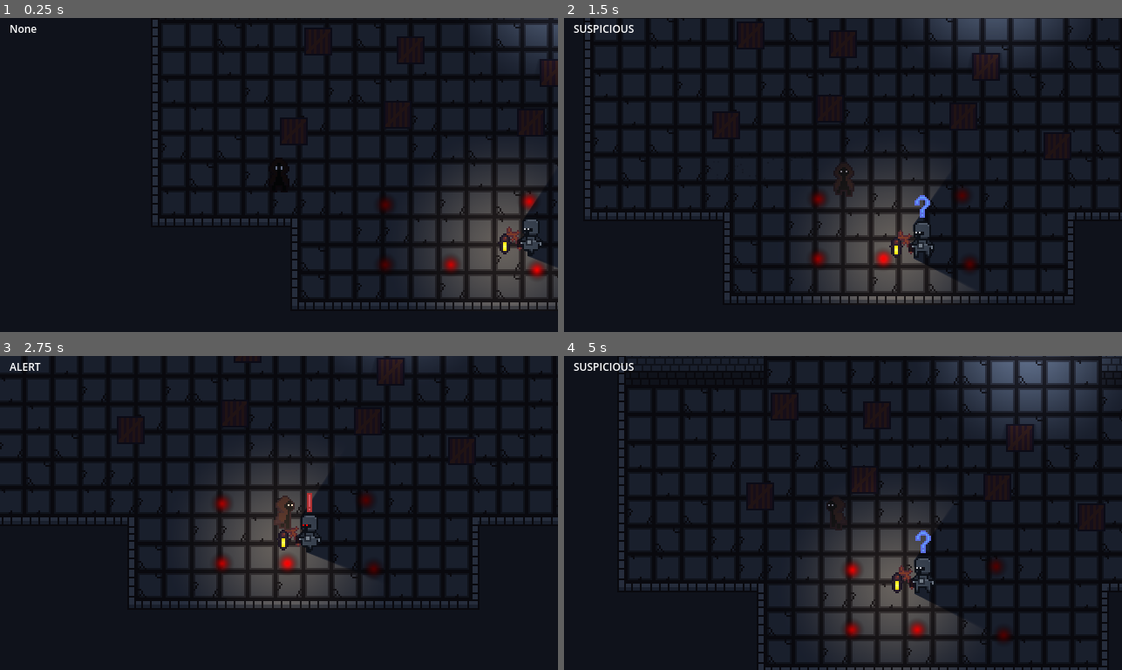
Above: before the commit, frames 1-4 (two rows, left to right).
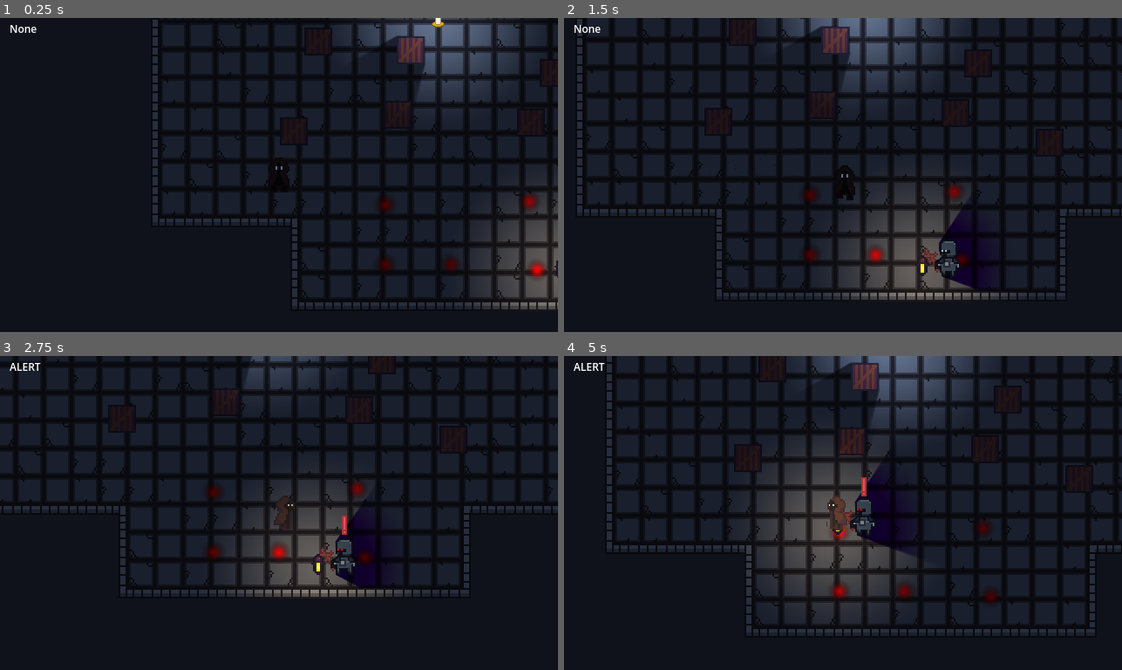
Above: after the commit, the same moments.

Repository: Pokehunter88/Snuffwick
Game: Godot game, scene res://Scenes/test_scene.tscn
The game is run twice, just before and just after one commit, with the same random seed, the same clock (stepped at 60 frames per second) and the same inputs.
Inputs:
- Up to frame 1 (0.25 s): no input
- Up to frame 2 (1.5 s): hold D (move_right) 0.53-1.28 s; tap Shift (dash) at 0.6 s; hold S (move_down) from 1.28 s (still down); tap E (interact) at 1.35 s
- Up to frame 3 (2.75 s): release S (move_down) at 2.03 s; hold D (move_right) from 2.03 s (still down); tap Shift (dash) at 2.1 s
- Up to frame 4 (5 s): release D (move_right) at 2.78 s; hold W (move_up) 2.78-3.53 s; tap E (interact) at 2.85, 4.35 s; hold A (move_left) from 3.53 s (still down); tap Shift (dash) at 3.6 s

The runs differ from the first frame. In frame 1, 8.2% of the frame differs, in the area x 64-100%, y 0-93%; in frame 2, 29%; in frame 3, 29%; in frame 4, 36%, in the area x 1-100%, y 0-100%.

Commit message:
gave guard special shadow

Diff:
--- a/Scenes/test_scene.tscn
+++ b/Scenes/test_scene.tscn
@@ -16,6 +16,17 @@
 [sub_resource type="OccluderPolygon2D" id="OccluderPolygon2D_rnaij"]
 polygon = PackedVector2Array(181, 246, 181, 198, 176, 192, 181, 198, 261, 198, 261, 42, 181, 42, 176, 48, 181, 42, 181, 10, -21, 10, -21, 42, -16, 48, -21, 42, -101, 42, -101, 198, -21, 198, -16, 192, -21, 198, -21, 246)
 
+[sub_resource type="OccluderPolygon2D" id="OccluderPolygon2D_bcvot"]
+polygon = PackedVector2Array(16, -16, 16, 16, -16, 16, -16, -16)
+
+[sub_resource type="RectangleShape2D" id="RectangleShape2D_bcvot"]
+size = Vector2(32, 32)
+
+[sub_resource type="Gradient" id="Gradient_s36qc"]
+
+[sub_resource type="GradientTexture2D" id="GradientTexture2D_bcvot"]
+gradient = SubResource("Gradient_s36qc")
+
 [node name="TestScene" type="Node2D" unique_id=1878217991]
 
 [node name="Command" parent="." unique_id=238683265 instance=ExtResource("1_s36qc")]
@@ -337,6 +348,7 @@
 
 [node name="TileMapLayer" type="TileMapLayer" parent="." unique_id=35983622]
 self_modulate = Color(0.6408, 0.6672, 0.72, 1)
+light_mask = 5
 scale = Vector2(2, 2)
 tile_map_data = PackedByteArray("AAD6/wgAAAAAAAUAAAD6/wkAAAABAAYAAAD6/woAAAAAAAUAAAD7/wgAAAAAAAYAAAD7/wkAAAAAAAUAAAD7/w …(4048 unchanged characters)…
 tile_set = ExtResource("6_wtsjf")
@@ -396,7 +408,7 @@
 position = Vector2(-163, 355)
 
 [node name="Candle" parent="." unique_id=1483222600 instance=ExtResource("7_wtsjf")]
-position = Vector2(269, 109)
+position = Vector2(128, 156)
 
 [node name="Guard Marker" parent="." unique_id=546642490 instance=ExtResource("8_h3xc6")]
 position = Vector2(67, 439)
@@ -414,5 +426,31 @@
 position = Vector2(241, 445)
 
 [node name="Guard" parent="." unique_id=1340063206 node_paths=PackedStringArray("markers") instance=ExtResource("8_rnaij")]
-position = Vector2(249, 404)
-markers = [NodePath("../Guard Marker"), NodePath("../Guard Marker5"), NodePath("../Guard Marker2"), NodePath("../Guard Marker3"), NodePath("../Guard Marker4")]
+position = Vector2(314, 431)
+markers = [NodePath("../Guard Marker4"), NodePath("../Guard Marker")]
+
+[node name="Box" type="Sprite2D" parent="." unique_id=1595285973]
+visible = false
+light_mask = 2
+position = Vector2(-247, 332)
+texture = ExtResource("3_nd71p")
+
+[node name="LightOccluder2D" type="LightOccluder2D" parent="Box" unique_id=414743158]
+show_behind_parent = true
+occluder = SubResource("OccluderPolygon2D_bcvot")
+occluder_light_mask = 2
+
+[node name="StaticBody2D" type="StaticBody2D" parent="Box" unique_id=1476180840]
+show_behind_parent = true
+
+[node name="CollisionShape2D" type="CollisionShape2D" parent="Box/StaticBody2D" unique_id=688237078]
+shape = SubResource("RectangleShape2D_bcvot")
+
+[node name="PointLight2D" type="PointLight2D" parent="." unique_id=1400114822]
+visible = false
+position = Vector2(-15, 326)
+range_item_cull_mask = 6
+shadow_enabled = true
+shadow_item_cull_mask = 6
+texture = SubResource("GradientTexture2D_bcvot")
+texture_scale = 4.38
--- a/scenes/box.tscn
+++ b/scenes/box.tscn
@@ -1,6 +1,8 @@
 [gd_scene format=3 uid="uid://c65cih18k7ukf"]
 
 [ext_resource type="Texture2D" uid="uid://d0348vvxsec4n" path="res://textures/box.png" id="1_3inec"]
+
+[sub_resource type="CanvasItemMaterial" id="CanvasItemMaterial_s36qc"]
 
 [sub_resource type="OccluderPolygon2D" id="OccluderPolygon2D_bcvot"]
 polygon = PackedVector2Array(16, -16, 16, 16, -16, 16, -16, -16)
@@ -10,12 +12,15 @@
 
 [node name="Box" type="Sprite2D" unique_id=2055934493]
 light_mask = 2
+material = SubResource("CanvasItemMaterial_s36qc")
 texture = ExtResource("1_3inec")
 
 [node name="LightOccluder2D" type="LightOccluder2D" parent="." unique_id=414743158]
+show_behind_parent = true
 occluder = SubResource("OccluderPolygon2D_bcvot")
 
 [node name="StaticBody2D" type="StaticBody2D" parent="." unique_id=1476180840]
+show_behind_parent = true
 
 [node name="CollisionShape2D" type="CollisionShape2D" parent="StaticBody2D" unique_id=688237078]
 shape = SubResource("RectangleShape2D_bcvot")
--- a/scenes/guard.tscn
+++ b/scenes/guard.tscn
@@ -402,6 +402,16 @@
 [sub_resource type="OccluderPolygon2D" id="OccluderPolygon2D_rnaij"]
 cull_mode = 1
 polygon = PackedVector2Array(-5, -11, 5, -11, 5, 11, -5, 11)
+
+[sub_resource type="Gradient" id="Gradient_h3xc6"]
+interpolation_mode = 2
+colors = PackedColorArray(1, 1, 1, 1, 0, 0, 0, 1)
+
+[sub_resource type="GradientTexture2D" id="GradientTexture2D_ywdc2"]
+gradient = SubResource("Gradient_h3xc6")
+fill = 1
+fill_from = Vector2(0.5, 0.5)
+fill_to = Vector2(0.8000001, 0.20000002)
 
 [sub_resource type="CanvasItemMaterial" id="CanvasItemMaterial_qs8vo"]
 light_mode = 1
@@ -467,7 +477,9 @@
 frame_progress = 0.75075006
 
 [node name="LightOccluder2D" type="LightOccluder2D" parent="GuardSprite" unique_id=186154809]
+show_behind_parent = true
 occluder = SubResource("OccluderPolygon2D_rnaij")
+occluder_light_mask = 2
 
 [node name="MainLight" parent="GuardSprite" unique_id=132259717 instance=ExtResource("4_gn8tx")]
 position = Vector2(7, 20)
@@ -476,6 +488,24 @@
 is_object = false
 can_disable = false
 
+[node name="PurpleLight" type="PointLight2D" parent="GuardSprite/MainLight" unique_id=1548750357]
+color = Color(0.10948039, 0.4252839, 0, 1)
+energy = 2.0
+blend_mode = 1
+range_item_cull_mask = 4
+texture = SubResource("GradientTexture2D_ywdc2")
+texture_scale = 4.0
+
+[node name="ShadowLight" type="PointLight2D" parent="GuardSprite/MainLight" unique_id=2135047354]
+color = Color(0.10948039, 0.4252839, 0, 1)
+energy = 2.0
+range_item_cull_mask = 4
+shadow_enabled = true
+shadow_filter = 2
+shadow_item_cull_mask = 6
+texture = SubResource("GradientTexture2D_ywdc2")
+texture_scale = 4.0
+
 [node name="StateSprite" type="AnimatedSprite2D" parent="GuardSprite" unique_id=668910855]
 z_index = 2
 material = SubResource("CanvasItemMaterial_qs8vo")
--- a/scenes/main_light.tscn
+++ b/scenes/main_light.tscn
@@ -15,6 +15,7 @@
 [node name="MainLight" type="PointLight2D" unique_id=132259717 groups=["light_sources"]]
 shadow_enabled = true
 shadow_filter = 2
+shadow_item_cull_mask = 7
 texture = SubResource("GradientTexture2D_s36qc")
 texture_scale = 5.03
 script = ExtResource("1_vwd7g")
--- a/scripts/guard_sprite.gd
+++ b/scripts/guard_sprite.gd
@@ -21,6 +21,7 @@
 func _ready() -> void:
 	generate_occluder()
 	_on_frame_changed()
+	$MainLight.position = FRAME_OFFSETS[animation]
 
 func generate_occluder() -> void:
 	if not sprite_frames.get_frame_texture(animation, frame):
Not shown: 1 places in scenes/main_light.tscn that only renumber resources
